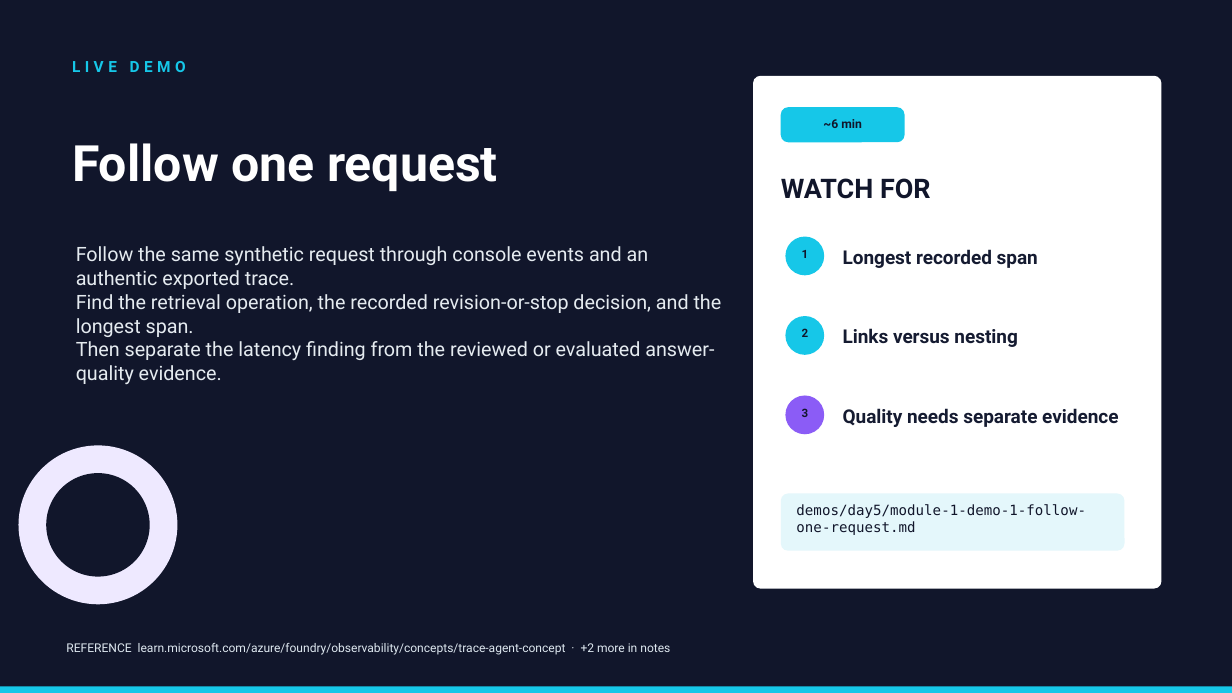
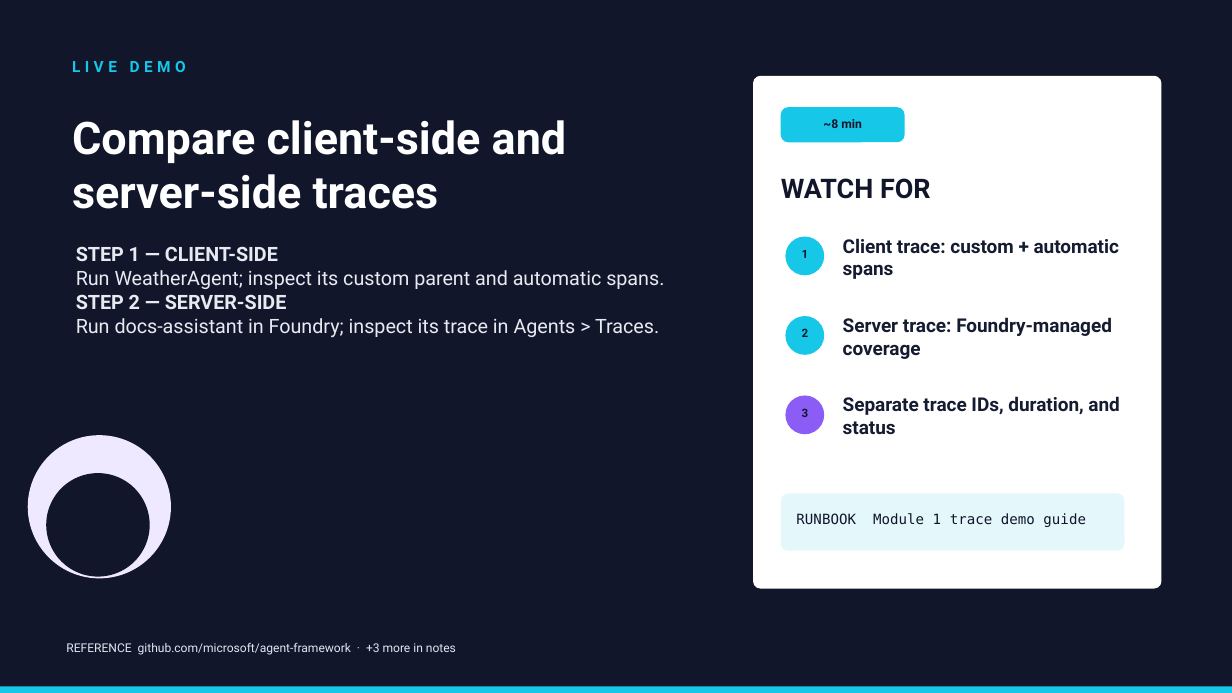
Before and after one commit to JimPiquant/Building-AI-Apps-and-Agents, a slide deck: slide 8 of decks/day5/module-1-observability-tracing.pptx (slide 6 before the commit). Drawn at 1232x693 pixels with LibreOffice and Linux fonts; fonts in the diff are those of the drawing. Boxes give left, top, right and bottom in pixels: in the first picture for what was removed or moved away, otherwise in the second. Text is boxed around its words. In the diff, an @@ line names an element or a change of style, - is before the commit and + after.

```diff
--- a/decks/day5/module-1-observability-tracing.pptx
+++ b/decks/day5/module-1-observability-tracing.pptx
@@ text at [72,120,567,209]: text changed; size 39 to 35 pt @@
-Follow one request
+Compare client-side and
+server-side traces
@@ text at [843,238,1119,279]: text changed @@
-Longest recorded span
+Client trace: custom + automatic spans
@@ text at [76,246,664,337]: text changed @@
-Follow the same synthetic request through console events and an authentic exported trace.
-Find the retrieval operation, the recorded revision-or-stop decision, and the longest span.
-Then separate the latency finding from the reviewed or evaluated answer-quality evidence.
+STEP 1 — CLIENT-SIDE
+Run WeatherAgent; inspect its custom parent and automatic spans.
+STEP 2 — SERVER-SIDE
+Run docs-assistant in Foundry; inspect its trace in Agents > Traces.
@@ text at [843,317,1112,359]: text changed @@
-Links versus nesting
+Server trace: Foundry-managed coverage
@@ text at [843,396,1119,434]: text changed @@
-Quality needs separate evidence
+Separate trace IDs, duration, and status
@@ ellipse: place and size @@
-ellipse at [18,445,177,604]
+ellipse at [28,435,171,579]
@@ text at [796,513,1086,527]: text changed @@
-demos/day5/module-1-demo-1-follow-one-request.md
+RUNBOOK Module 1 trace demo guide
@@ text at [66,643,456,655]: text changed @@
-REFERENCE learn.microsoft.com/azure/foundry/observability/concepts/trace-agent-concept · +2 more in notes
+REFERENCE github.com/microsoft/agent-framework · +3 more in notes
```
Also in this commit, not shown: 8 other slides changed, 2 slides added, 9 other files.
